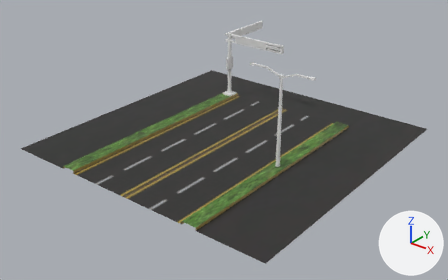
Before and after pictures for a commit that changed the OBJ model data/mars/maps/import/map0/blvd_kfcs.obj.
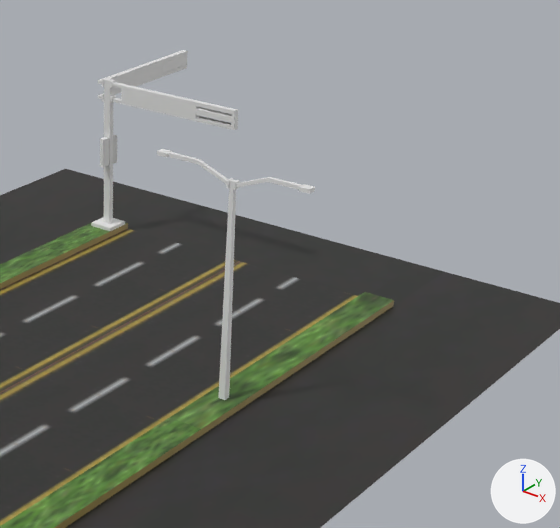
Each version appears first whole from a 50 mm camera at (1.91, -2.44, 1.49) aimed at (0.0, -0.05, 0.01), and next in a close-up on the part from 41% to 93% of the width and 0% to 79% of the height. The axes (+X, +Y, +Z) are drawn at lower right. The lights are the same throughout. Where no turn or scale is listed for an object, it has been applied to the vertices. Vertices at the same position are counted once.

Script lines for the objects in view, before the commit:
```python
me_blvd_kfcs_plane_010 = bpy.data.meshes.new('blvd_kfcs_Plane.010')
me_blvd_kfcs_plane_010.from_pydata(...)  # 295 vertices, 255 faces; spans x -0.8..0.8, y -0.8..0.86, z 0.0..0.52
# faces by material slot: [187, 48, 20]
me_blvd_kfcs_plane_010.materials.append(mat_marsnull)  # white #e7e7e7
me_blvd_kfcs_plane_010.materials.append(mat_marscity)  # picture img_marscity_tga
me_blvd_kfcs_plane_010.materials.append(mat_marsindx_239)  # yellow #948035
ob_blvd_kfcs_plane_010 = bpy.data.objects.new('blvd_kfcs_Plane.010', me_blvd_kfcs_plane_010)
ob_blvd_kfcs_plane_010.location = (0.0, 0.0, 0.0)
```
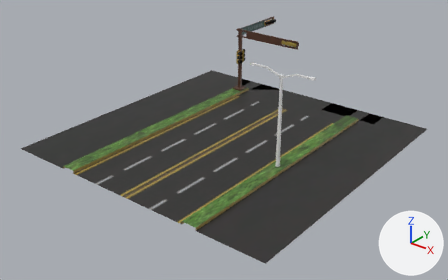
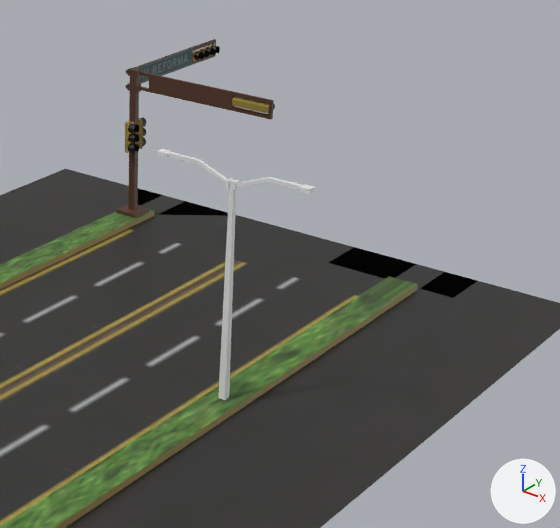
Boxes (x1, y1, x2, y2) around the edits, measured in the close-ups (560 x 528 px; the box of a moved part takes in the faces that stretch with it):
'blvd_kfcs_Plane.010', reshaped: before (0, 50, 560, 528); after (0, 39, 560, 528)
part 1 of me_blvd_kfcs_plane_010, moved or reshaped: before (110, 80, 116, 88); after (135, 69, 141, 78)
part 2 of me_blvd_kfcs_plane_010, moved or reshaped: before (110, 95, 116, 103); after (135, 84, 141, 92)
part 3 of me_blvd_kfcs_plane_010, moved or reshaped: before (112, 82, 238, 130); after (139, 72, 274, 119)
part 4 of me_blvd_kfcs_plane_010, moved or reshaped: before (196, 107, 232, 123); after (232, 97, 269, 113)
part 5 of me_blvd_kfcs_plane_010, moved or reshaped: before (98, 50, 188, 99); after (126, 39, 216, 88)
part 6 of me_blvd_kfcs_plane_010, moved or reshaped: before (163, 55, 186, 73); after (192, 44, 215, 61)
part 7 of me_blvd_kfcs_plane_010, moved or reshaped: before (113, 134, 117, 164); after (138, 119, 143, 149)
part 8 of me_blvd_kfcs_plane_010, moved or reshaped: before (100, 137, 109, 168); after (125, 121, 134, 153)
part 9 of me_blvd_kfcs_plane_010, deleted: before (91, 79, 125, 231)
part 10 of me_blvd_kfcs_plane_010, built on: before (115, 195, 444, 306); after (105, 45, 444, 306)

The change, as a diff of the scene's bpy script:
```diff
--- a/data/mars/maps/import/map0/blvd_kfcs.obj.py
+++ b/data/mars/maps/import/map0/blvd_kfcs.obj.py
@@ mat_marsindx_2 @@
+mat_marsindx_2 = principled_material('MARSINDX_2')
+mat_marsindx_2.base_color = (0.0871, 0.0349, 0.0187)  # brown #533425
+mat_marsindx_2.roughness = 0.526
@@ mat_marsindx_1 @@
+mat_marsindx_1 = principled_material('MARSINDX_1')
+mat_marsindx_1.base_color = (0.0, 0.0, 0.0)  # black #000000
+mat_marsindx_1.roughness = 0.526
@@ me_blvd_kfcs_plane_010 @@
 # used by ob_blvd_kfcs_plane_010; location = (0.0, 0.0, 0.0)
-me_blvd_kfcs_plane_010.from_pydata(...)  # 295 vertices, 255 faces; spans x -0.8..0.8, y -0.8..0.86, z 0.0..0.52
+me_blvd_kfcs_plane_010.from_pydata(...)  # 555 vertices, 380 faces; spans x -0.8..0.8, y -0.8..1.01, z 0.0..0.52
+# me_blvd_kfcs_plane_010 part 1: the loose piece of 8 vertices spanning x -0.38, y 0.48..0.5, z 0.4..0.42 is moved by (-0.01, 0.12, 0.0), in mat_marsindx_2 (brown #533425)
+# me_blvd_kfcs_plane_010 part 2: the loose piece of 8 vertices spanning x -0.38, y 0.48..0.5, z 0.36..0.38 is moved by (-0.01, 0.12, 0.0), in mat_marsindx_2 (brown #533425)
+# me_blvd_kfcs_plane_010 part 3: the loose piece of 32 vertices spanning x -0.38..0.0, y 0.48..0.5, z 0.36..0.41 is scaled about its middle by (1.1, 0.443, 1), then moved by (0.01, 0.12, 0.0)
+# me_blvd_kfcs_plane_010 part 4: the loose piece of 8 vertices spanning x -0.11..-0.01, y 0.48..0.5, z 0.37..0.4 is moved by (0.02, 0.12, 0.0)
+# me_blvd_kfcs_plane_010 part 5: the loose piece of 32 vertices spanning x -0.42..-0.41, y 0.48..0.86, z 0.36..0.41 is scaled about its middle by (0.443, 1.1, 1), then moved by (0.0, 0.14, 0.0)
+# me_blvd_kfcs_plane_010 part 6: the loose piece of 8 vertices spanning x -0.42..-0.41, y 0.74..0.85, z 0.37..0.4 is turned 180 degrees about the x axis through its middle, then moved by (0.0, 0.15, 0.0)
+# me_blvd_kfcs_plane_010 part 7: the loose piece of 8 vertices spanning x -0.41..-0.38, y 0.5..0.51, z 0.19..0.26 is moved by (-0.01, 0.12, 0.01)
+# me_blvd_kfcs_plane_010 part 8: the loose piece of 8 vertices spanning x -0.4..-0.39, y 0.46..0.48, z 0.19..0.26 is moved by (-0.01, 0.12, 0.01)
+# me_blvd_kfcs_plane_010 part 9: the loose piece of 16 vertices spanning x -0.42..-0.36, y 0.46..0.52, z 0.02..0.42 is deleted
+# me_blvd_kfcs_plane_010 part 10
+# 4 faces are deleted
+# 268 vertices are added at x -0.43..0.02, y 0.57..1.0, z 0.02..0.42
+# 8 new vertices lie (0.0, 0.12, 0.0) away from vertices in x -0.44..0.44, y 0.53, z 0.0..0.02
+# 4 new faces join them, mat_marsnull (white #e7e7e7)
+# 4 new faces join them, mat_marscity (picture img_marscity_tga)
+# 4 new faces join them, mat_marsindx_239 (yellow #948035)
+# 17 new faces join them, mat_marsindx_2 (brown #533425)
+# 112 new faces join them, mat_marsindx_1 (black #000000)
 me_blvd_kfcs_plane_010.materials.append(mat_marsnull)
@@ me_blvd_kfcs_plane_010 @@
 me_blvd_kfcs_plane_010.materials.append(mat_marsindx_239)
+me_blvd_kfcs_plane_010.materials.append(mat_marsindx_2)  # brown #533425
+me_blvd_kfcs_plane_010.materials.append(mat_marsindx_1)  # black #000000
```
